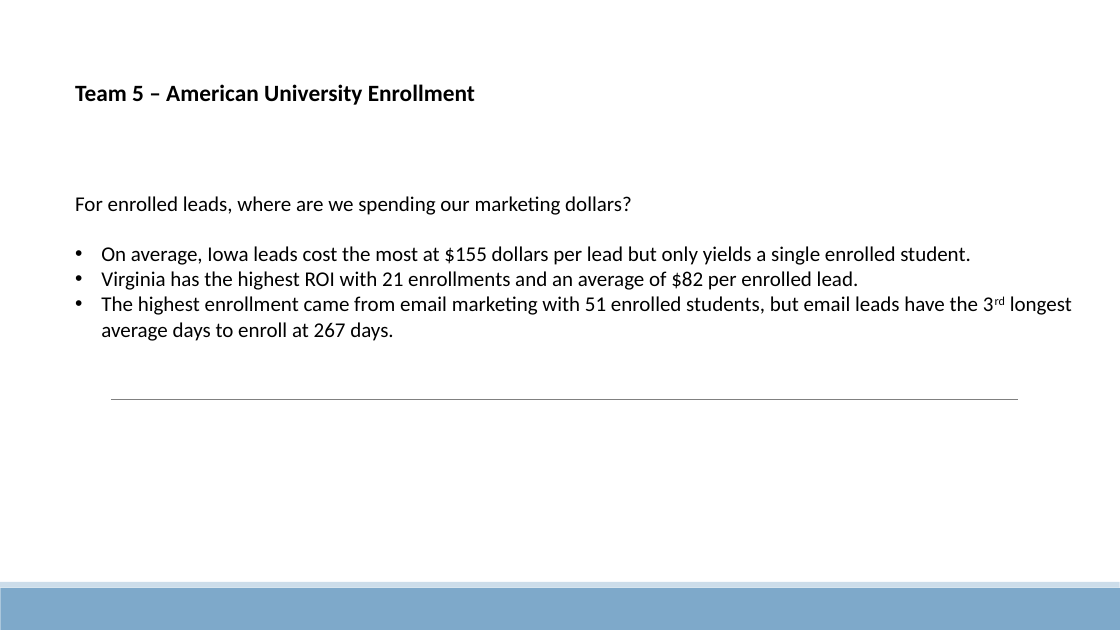
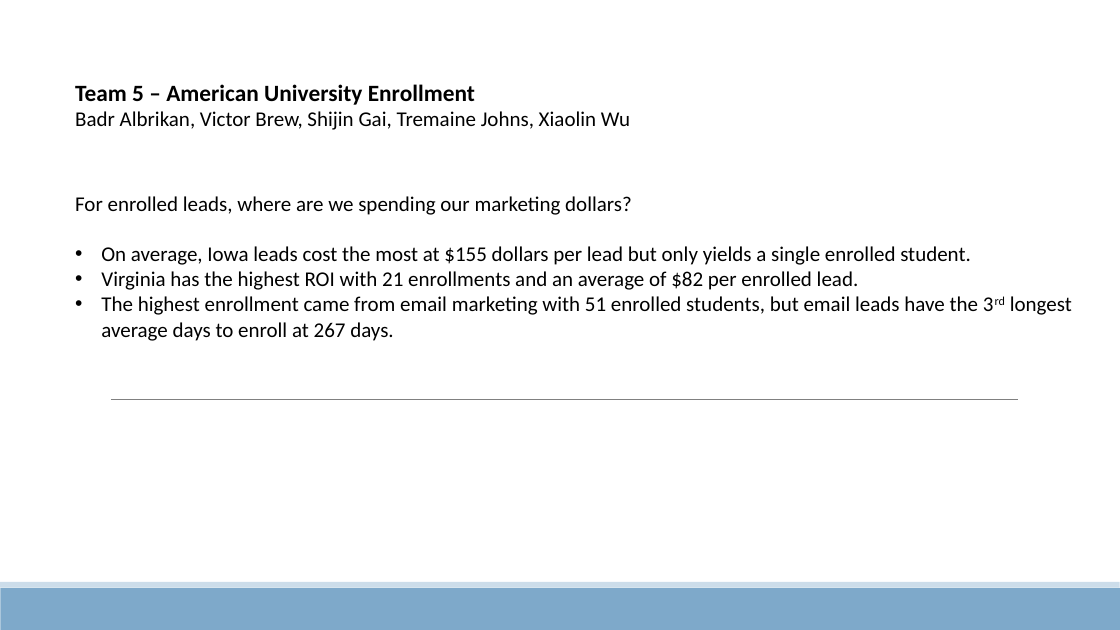
Before and after one commit to TremaineJ/itec660_project, a slide deck: slide 1 of deliverables/Team 5 - Assignment 3.pptx. Drawn at 1120x630 pixels with LibreOffice and Linux fonts; fonts in the diff are those of the drawing. Boxes give left, top, right and bottom in pixels: in the first picture for what was removed or moved away, otherwise in the second. Text is boxed around its words. In the diff, an @@ line names an element or a change of style, - is before the commit and + after.

```diff
--- a/deliverables/Team 5 - Assignment 3.pptx
+++ b/deliverables/Team 5 - Assignment 3.pptx
@@ text at bbox=[75, 111, 630, 130]: paragraph added @@
+Badr Albrikan, Victor Brew, Shijin Gai, Tremaine Johns, Xiaolin Wu
```
Also in this commit, not shown: 1 other file.
